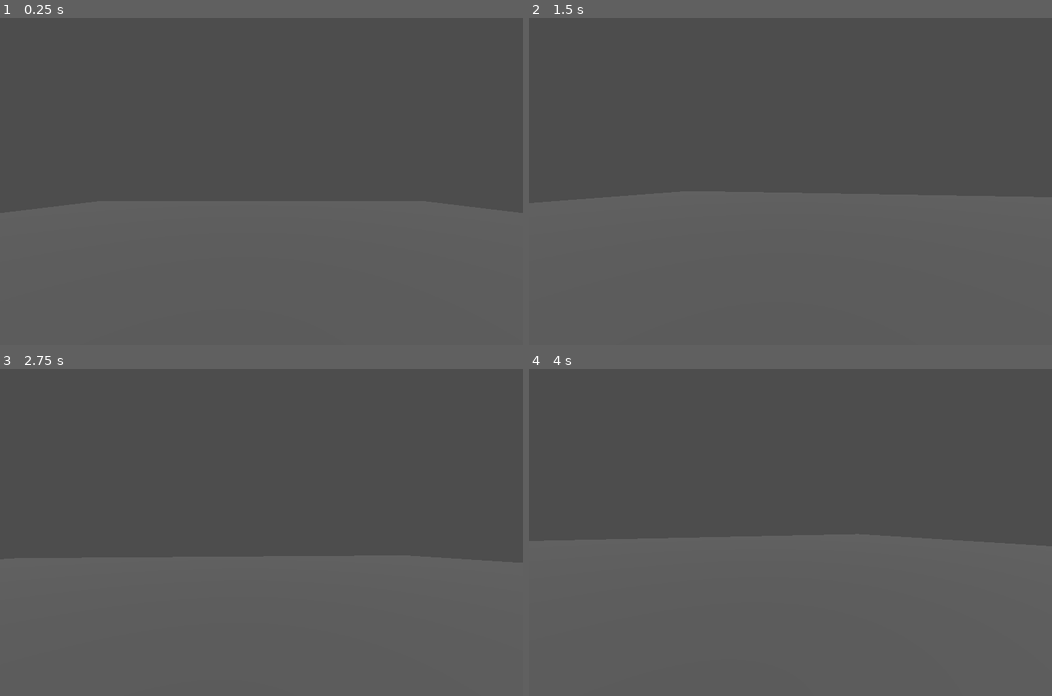
Above: before the commit, frames 1-4 (two rows, left to right).
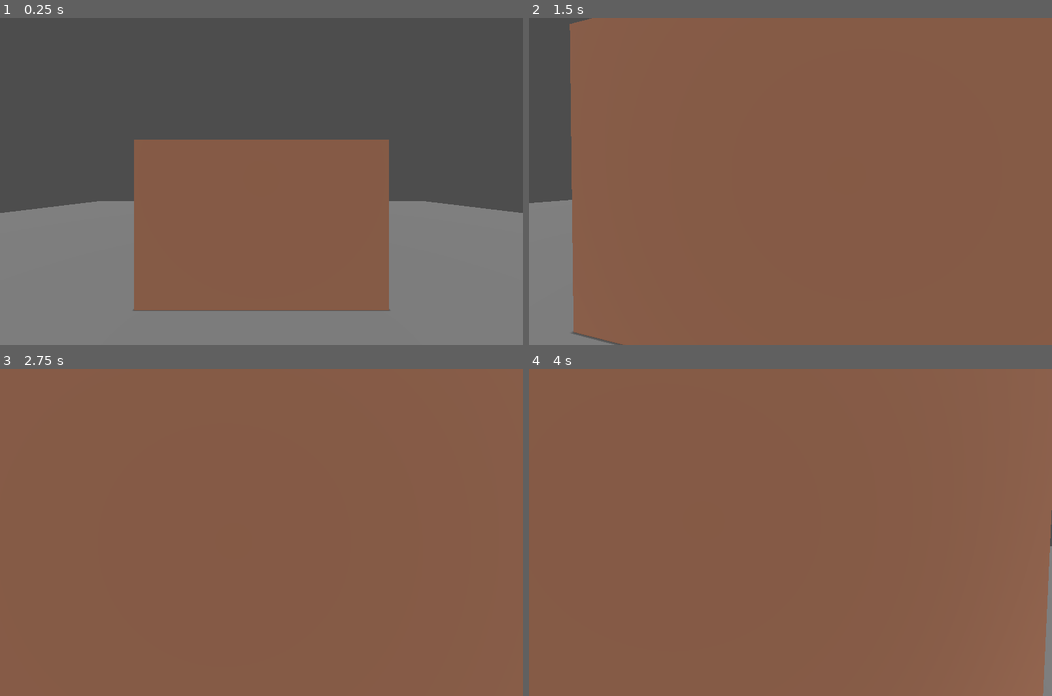
Above: after the commit, the same moments.

Repository: axioma-solutions/cache
Game: Godot game, scene res://scenes/main.tscn
Two runs of this game, one before a commit and one after it. Both use one fixed random seed, a clock stepped at 60 frames per second and the inputs below. Before the commit the project starts from res://main.tscn.
Inputs (mouse positions are in pixels of both pictures, inside the frame that each line leads up to):
- Up to frame 1 (0.25 s): no input
- Up to frame 2 (1.5 s): move the mouse to (816, 181) at 0.52 s; hold Shift (sprint) 0.53-1.28 s; hold W (move_forward) from 0.53 s (still down); tap Space (jump) at 0.77 s; move the mouse to (764, 181) at 1.27 s; tap Shift (sprint) at 1.35 s
- Up to frame 3 (2.75 s): keep holding W (move_forward); tap Space (jump) at 1.52 s; move the mouse to (271, 525) at 2.02 s; hold Shift (sprint) from 2.03 s (still down)
- Up to frame 4 (4 s): keep holding W (move_forward); tap Enter at 2.75 s; move the mouse to (785, 539) at 2.77 s; release Shift (sprint) at 2.78 s; tap Shift (sprint) at 2.85 s; tap Space (jump) at 3.02, 3.77 s; move the mouse to (827, 535) at 3.52 s; hold Shift (sprint) from 3.53 s (still down)

The runs differ from the first frame. In frame 1, 52% of the frame differs, in the area x 0-100%, y 37-100%; in frame 2, 95%; in frame 3, 100%, in the area x 0-100%, y 0-100%; in frame 4, 100%.

Commit message:
Restructure project for team development

Diff:
--- a/project.godot
+++ b/project.godot
@@ -11,7 +11,7 @@
 [application]
 
 config/name="Cache"
-run/main_scene="res://main.tscn"
+run/main_scene="res://scenes/main.tscn"
 config/features=PackedStringArray("4.5", "Forward Plus")
 config/icon="res://icon.svg"
 
--- /dev/null
+++ b/scenes/levels/platform.tscn
@@ -0,0 +1,15 @@
+[gd_scene load_steps=3 format=3 uid="uid://platform001"]
+
+[sub_resource type="BoxMesh" id="BoxMesh_1"]
+size = Vector3(50, 0.5, 50)
+
+[sub_resource type="BoxShape3D" id="BoxShape3D_1"]
+size = Vector3(50, 0.5, 50)
+
+[node name="Platform" type="StaticBody3D"]
+
+[node name="MeshInstance3D" type="MeshInstance3D" parent="."]
+mesh = SubResource("BoxMesh_1")
+
+[node name="CollisionShape3D" type="CollisionShape3D" parent="."]
+shape = SubResource("BoxShape3D_1")
--- /dev/null
+++ b/scenes/main.tscn
@@ -0,0 +1,19 @@
+[gd_scene load_steps=4 format=3 uid="uid://main001"]
+
+[ext_resource type="PackedScene" uid="uid://player001" path="res://scenes/player/player.tscn" id="1"]
+[ext_resource type="PackedScene" uid="uid://platform001" path="res://scenes/levels/platform.tscn" id="2"]
+[ext_resource type="PackedScene" uid="uid://house001" path="res://scenes/props/house.tscn" id="3"]
+
+[node name="Main" type="Node3D"]
+
+[node name="DirectionalLight3D" type="DirectionalLight3D" parent="."]
+transform = Transform3D(1, 0, 0, 0, 0.707107, 0.707107, 0, -0.707107, 0.707107, 0, 10, 0)
+shadow_enabled = true
+
+[node name="Platform" parent="." instance=ExtResource("2")]
+
+[node name="House" parent="." instance=ExtResource("3")]
+transform = Transform3D(1, 0, 0, 0, 1, 0, 0, 0, 1, 0, 2.25, 0)
+
+[node name="Player" parent="." instance=ExtResource("1")]
+transform = Transform3D(1, 0, 0, 0, 1, 0, 0, 0, 1, 0, 2, 8)
--- /dev/null
+++ b/scenes/player/player.tscn
@@ -0,0 +1,15 @@
+[gd_scene load_steps=3 format=3 uid="uid://player001"]
+
+[ext_resource type="Script" path="res://scripts/player.gd" id="1"]
+
+[sub_resource type="CapsuleShape3D" id="CapsuleShape3D_1"]
+
+[node name="Player" type="CharacterBody3D"]
+script = ExtResource("1")
+
+[node name="CollisionShape3D" type="CollisionShape3D" parent="."]
+transform = Transform3D(1, 0, 0, 0, 1, 0, 0, 0, 1, 0, 1, 0)
+shape = SubResource("CapsuleShape3D_1")
+
+[node name="Camera3D" type="Camera3D" parent="."]
+transform = Transform3D(1, 0, 0, 0, 1, 0, 0, 0, 1, 0, 1.6, 0)
--- /dev/null
+++ b/scenes/props/house.tscn
@@ -0,0 +1,24 @@
+[gd_scene load_steps=4 format=3 uid="uid://house001"]
+
+[sub_resource type="BoxMesh" id="BoxMesh_1"]
+size = Vector3(6, 4, 6)
+
+[sub_resource type="StandardMaterial3D" id="StandardMaterial3D_1"]
+albedo_color = Color(0.6, 0.4, 0.3, 1)
+
+[sub_resource type="BoxShape3D" id="BoxShape3D_1"]
+size = Vector3(6, 4, 6)
+
+[node name="House" type="Node3D"]
+
+[node name="Walls" type="StaticBody3D" parent="."]
+
+[node name="MeshInstance3D" type="MeshInstance3D" parent="Walls"]
+material_override = SubResource("StandardMaterial3D_1")
+mesh = SubResource("BoxMesh_1")
+
+[node name="CollisionShape3D" type="CollisionShape3D" parent="Walls"]
+shape = SubResource("BoxShape3D_1")
+
+[node name="Doorway" type="MeshInstance3D" parent="."]
+transform = Transform3D(1, 0, 0, 0, 1, 0, 0, 0, 1, 0, -0.5, 3)
Renamed: player.gd -> scripts/player.gd
